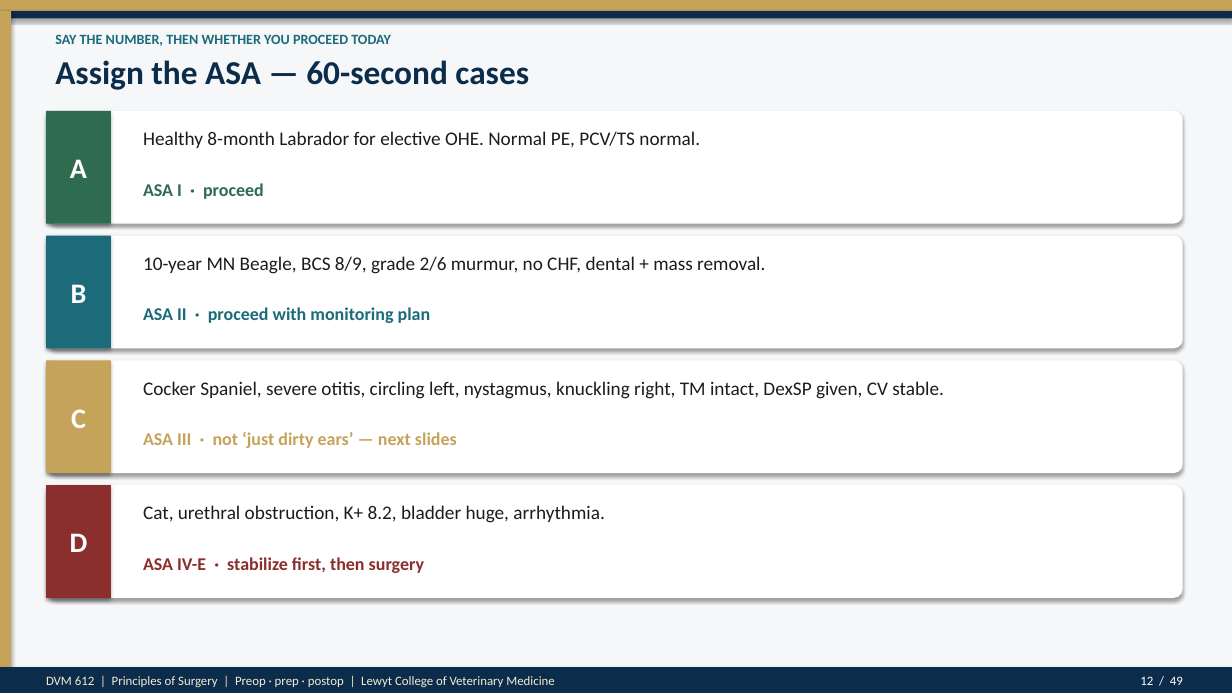
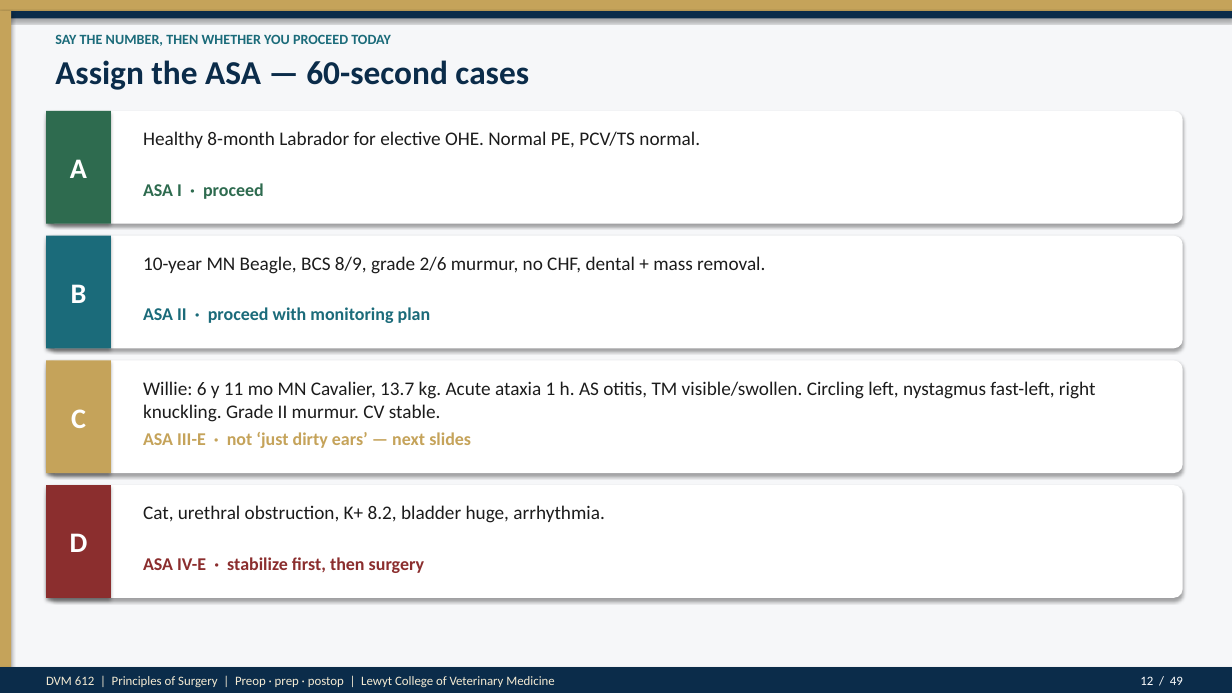
Before and after one commit to drkimvet/happycare, a slide deck: slide 12 of lectures/DVM-612_Week4_Preop_PatientPrep_Postop.pptx. Drawn at 1232x693 pixels with LibreOffice and Linux fonts; fonts in the diff are those of the drawing. Boxes give left, top, right and bottom in pixels: in the first picture for what was removed or moved away, otherwise in the second. Text is boxed around its words. In the diff, an @@ line names an element or a change of style, - is before the commit and + after.

```diff
--- a/lectures/DVM-612_Week4_Preop_PatientPrep_Postop.pptx
+++ b/lectures/DVM-612_Week4_Preop_PatientPrep_Postop.pptx
@@ text at (x1=143, y1=381, x2=1096, y2=422): text changed @@
-Cocker Spaniel, severe otitis, circling left, nystagmus, knuckling right, TM intact, DexSP given, CV stable.
+Willie: 6 y 11 mo MN Cavalier, 13.7 kg. Acute ataxia 1 h. AS otitis, TM visible/swollen. Circling left, nystagmus fast-left, right knuckling. Grade II murmur. CV stable.
@@ text at (x1=143, y1=432, x2=471, y2=448): text changed @@
-ASA III · not ‘just dirty ears’ — next slides
+ASA III-E · not ‘just dirty ears’ — next slides
```
Also in this commit, not shown: 8 other slides changed, 1 slide added, 1 slide removed, 2 other files.
